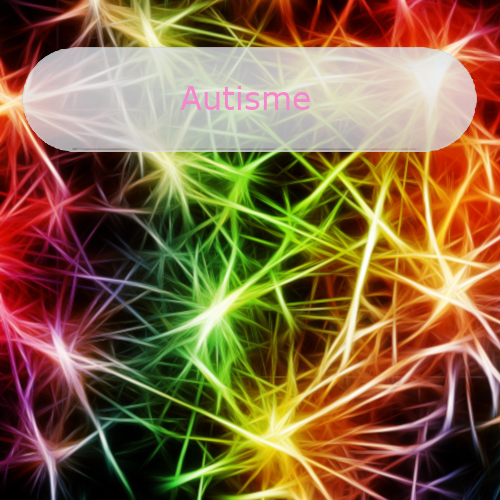
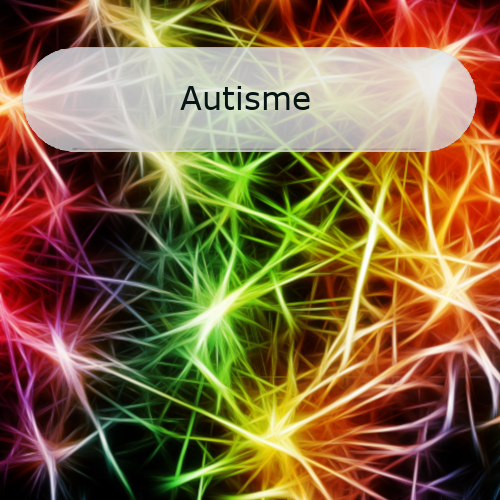
Layer changes from the first 500×500 image to the second:
painted on "Autisme" over [180, 86, 310, 110]
